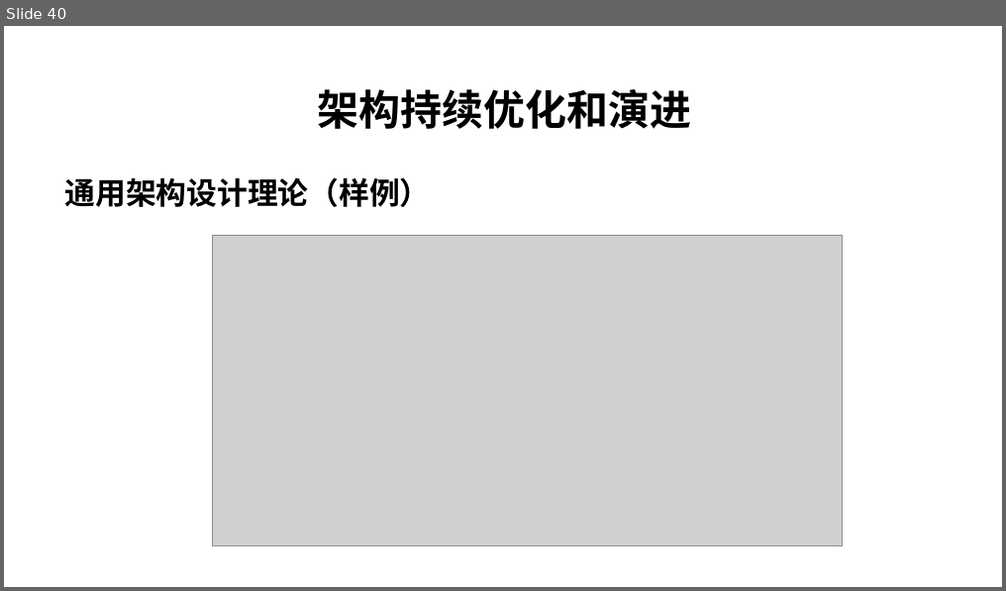
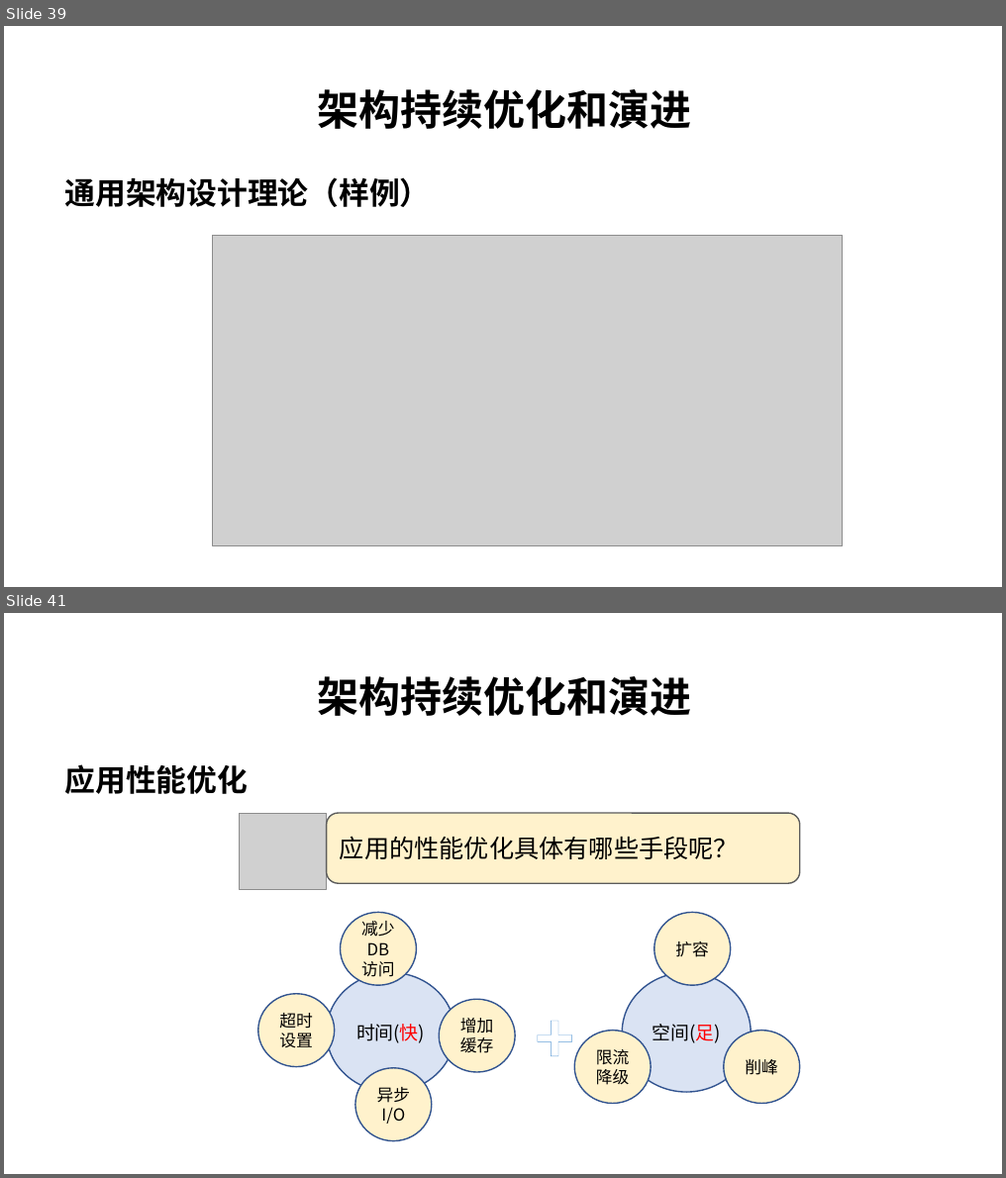
Before and after one commit to char-dance/flashSale-demo, a slide deck: FalshSale.pptx. Shown one above the other, each under a label of ours: slide 40 before the commit, slides 39 and 41 after it; the slides between them are not shown. The pictures are 1006x591 and 1006x1178 pixels, drawn with LibreOffice and Linux fonts; fonts in the diff are those of the drawing; grey boxes stand for pictures; background and template pictures are left out. Boxes give left, top, right and bottom in pixels: in the first picture for what was removed or moved away, otherwise in the second. Text is boxed around its words. In the diff, an @@ line names an element or a change of style, - is before the commit and + after.

```diff
--- a/FalshSale.pptx
+++ b/FalshSale.pptx
@@ slide 41 added at (4,613,1002,1174), background #FFFFFF @@
@@ text added at (317,676,691,716), 30 pt, text #000000, bold @@
+架构持续优化和演进
@@ text added at (65,764,248,794), 22 pt, text #000000, bold @@
+应用性能优化
@@ picture added at (240,813,327,889) @@
@@ rounded rectangle added at (327,813,799,883), fill #FFF2CC, outline #5C5C5C 1 pt, 18 pt, text #000000 @@
+应用的性能优化具体有哪些手段呢？
@@ ellipse added at (341,912,416,985), fill #FFF2CC, outline #325491 1 pt, 12 pt, text #000000 @@
+减少DB访问
@@ ellipse added at (654,912,731,985), fill #FFF2CC, outline #325491 1 pt, 12 pt, text #000000 @@
+扩容
@@ ellipse added at (258,994,335,1067), fill #FFF2CC, outline #325491 1 pt, 12 pt, text #000000 @@
+超时设置
@@ ellipse added at (327,973,455,1093), fill #DAE3F3, outline #325491 1 pt, 13.5 pt, text #000000 @@
+时间(快)
@@ text added at (515,982,594,1083), 54 pt, text #FFFFFF, bold @@
++
@@ ellipse added at (622,973,750,1093), fill #DAE3F3, outline #325491 1 pt, 13.5 pt, text #000000 @@
+空间(足)
@@ ellipse added at (439,999,515,1072), fill #FFF2CC, outline #325491 1 pt, 12 pt, text #000000 @@
+增加缓存
@@ ellipse added at (575,1030,650,1103), fill #FFF2CC, outline #325491 1 pt, 12 pt, text #000000 @@
+限流降级
@@ ellipse added at (724,1030,799,1103), fill #FFF2CC, outline #325491 1 pt, 12 pt, text #000000 @@
+削峰
@@ ellipse added at (355,1068,431,1141), fill #FFF2CC, outline #325491 1 pt, 12 pt, text #000000 @@
+异步I/O
@@ what was slide 40 is now slide 39 @@
```
Also in this commit, not shown: 3 other slides added, 8 slides removed.
